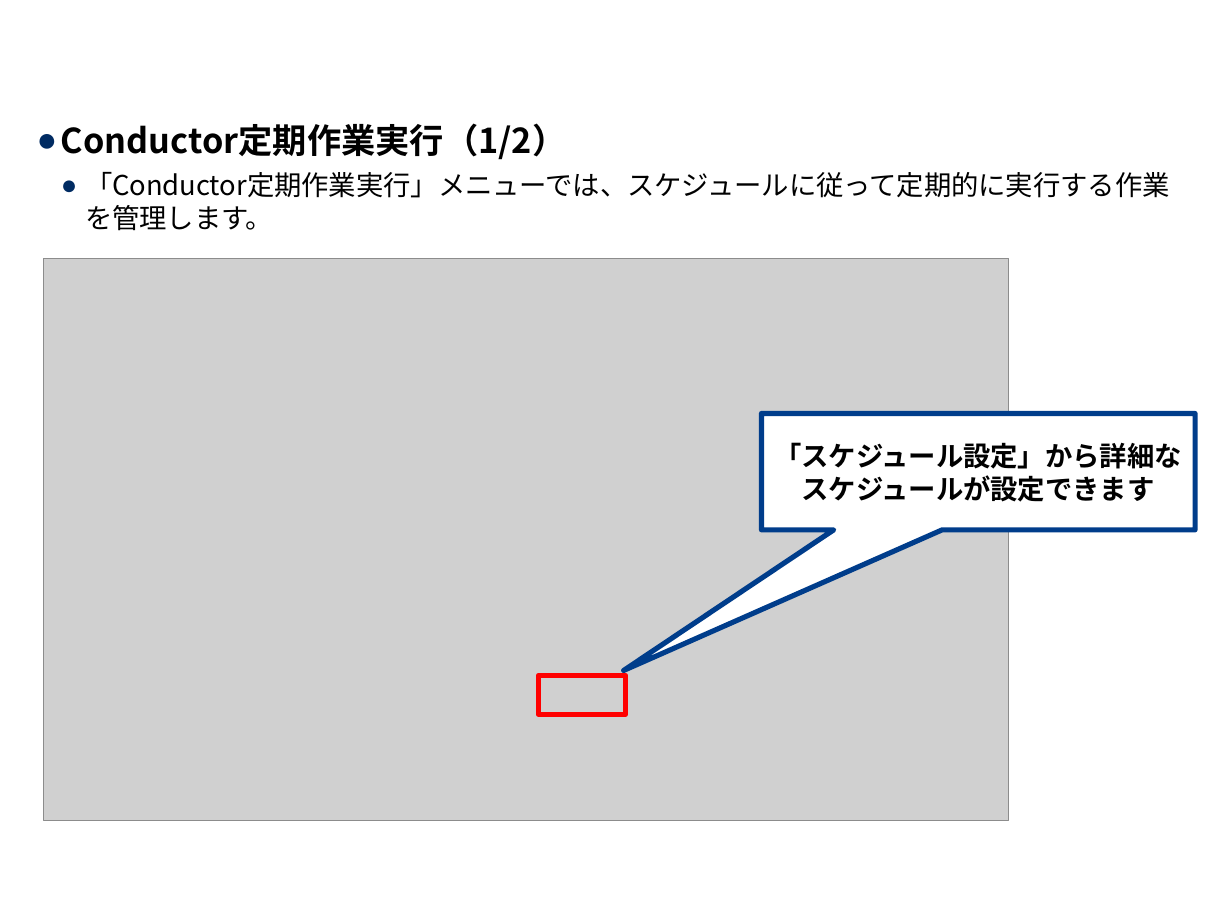
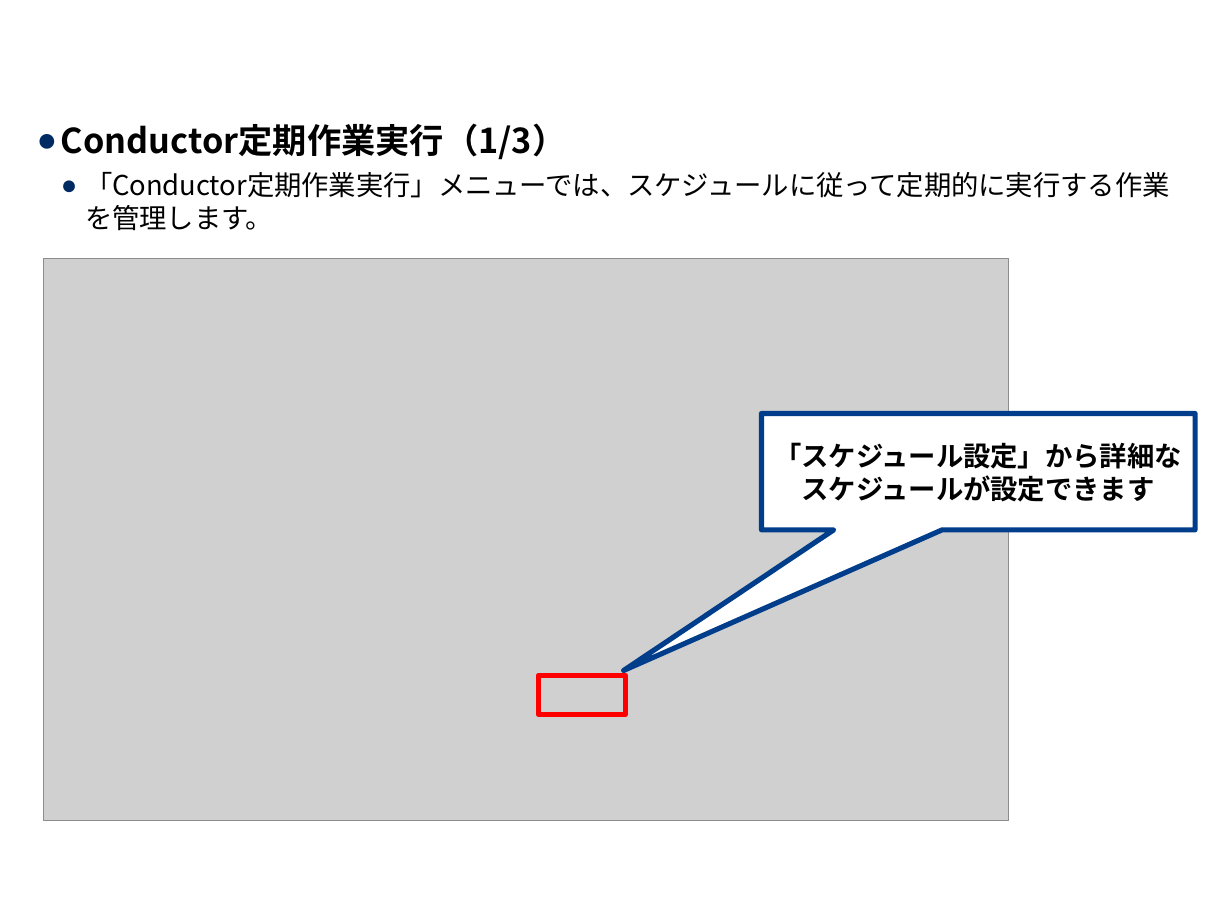
Before and after one commit to exastro-suite/it-automation-docs, a slide deck: slide 17 of asset/Learn_ja/ITA-Conductor_ja.pptx. Drawn at 1232x924 pixels with LibreOffice and Linux fonts; fonts in the diff are those of the drawing; grey boxes stand for pictures; background and template pictures are left out. Boxes give left, top, right and bottom in pixels: in the first picture for what was removed or moved away, otherwise in the second. Text is boxed around its words. In the diff, an @@ line names an element or a change of style, - is before the commit and + after.

```diff
--- a/asset/Learn_ja/ITA-Conductor_ja.pptx
+++ b/asset/Learn_ja/ITA-Conductor_ja.pptx
@@ text at (61,123,567,160): text changed @@
-● Conductor定期作業実行（1/2）
+● Conductor定期作業実行（1/3）
```
Also in this commit, not shown: 12 other slides changed, 1 slide added, 1 other file.
